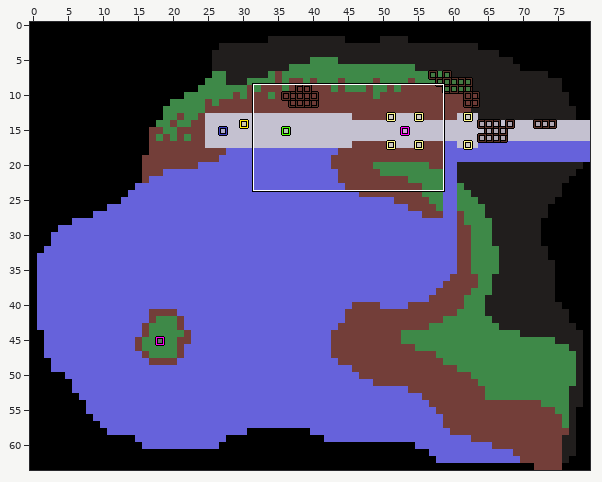
One commit to this LDtk project: assets/level.ldtk. The picture above shows the old version from afar; the outline marks the close-up.
Close-up. First the earlier version:
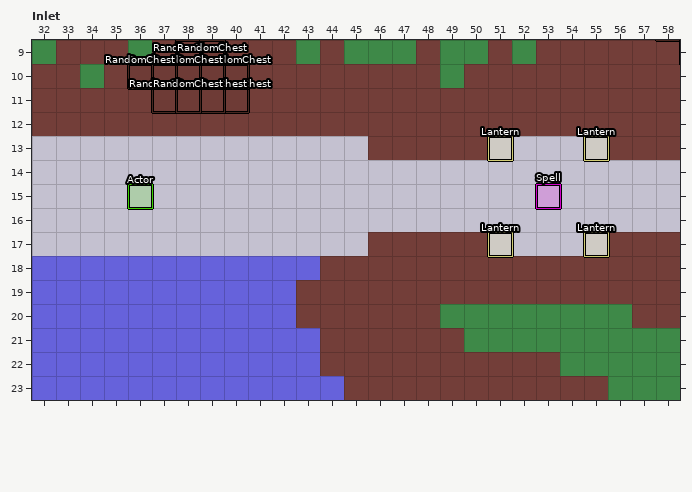
Cells are 16x16 px. Shown: Inlet x 32..58, y 9..23.
The result:
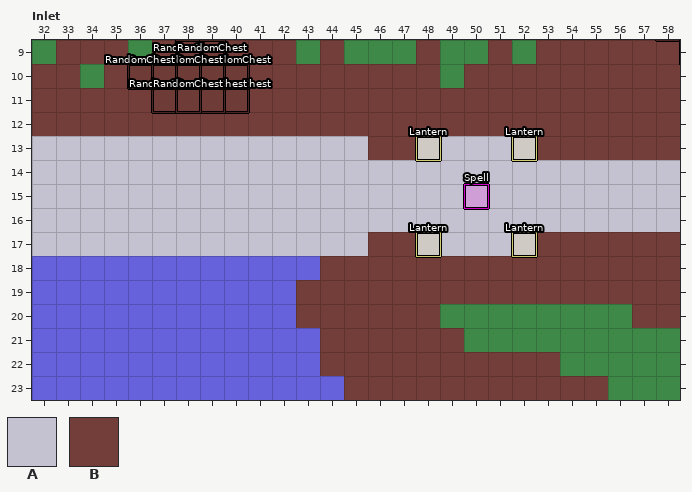
Key: from "Tiles": A 1 "StoneTile", B 7 "Soil".
_ is an empty cell, . an unchanged one.
Objects are placed by their top-left corner, in cells (3,4 is the top-left corner of cell 3,4); size is 1x1 cell unless given.
What changed:
--- layer "Tiles"
@@ x 48..55 @@
-13 BBB..AAA
+13 AAA..BBB
@@ x 48..55 @@
-17 BBB..AAA
+17 AAA..BBB
--- layer "Entities"
-"Lantern" rectangle at 51,13
+"Lantern" rectangle at 48,13
-"Lantern" rectangle at 55,13
+"Lantern" rectangle at 52,13
-"Lantern" rectangle at 51,17
+"Lantern" rectangle at 48,17
-"Lantern" rectangle at 55,17
+"Lantern" rectangle at 52,17
-"Spell" rectangle at 53,15
+"Spell" rectangle at 50,15
-"Actor" rectangle at 36,15
